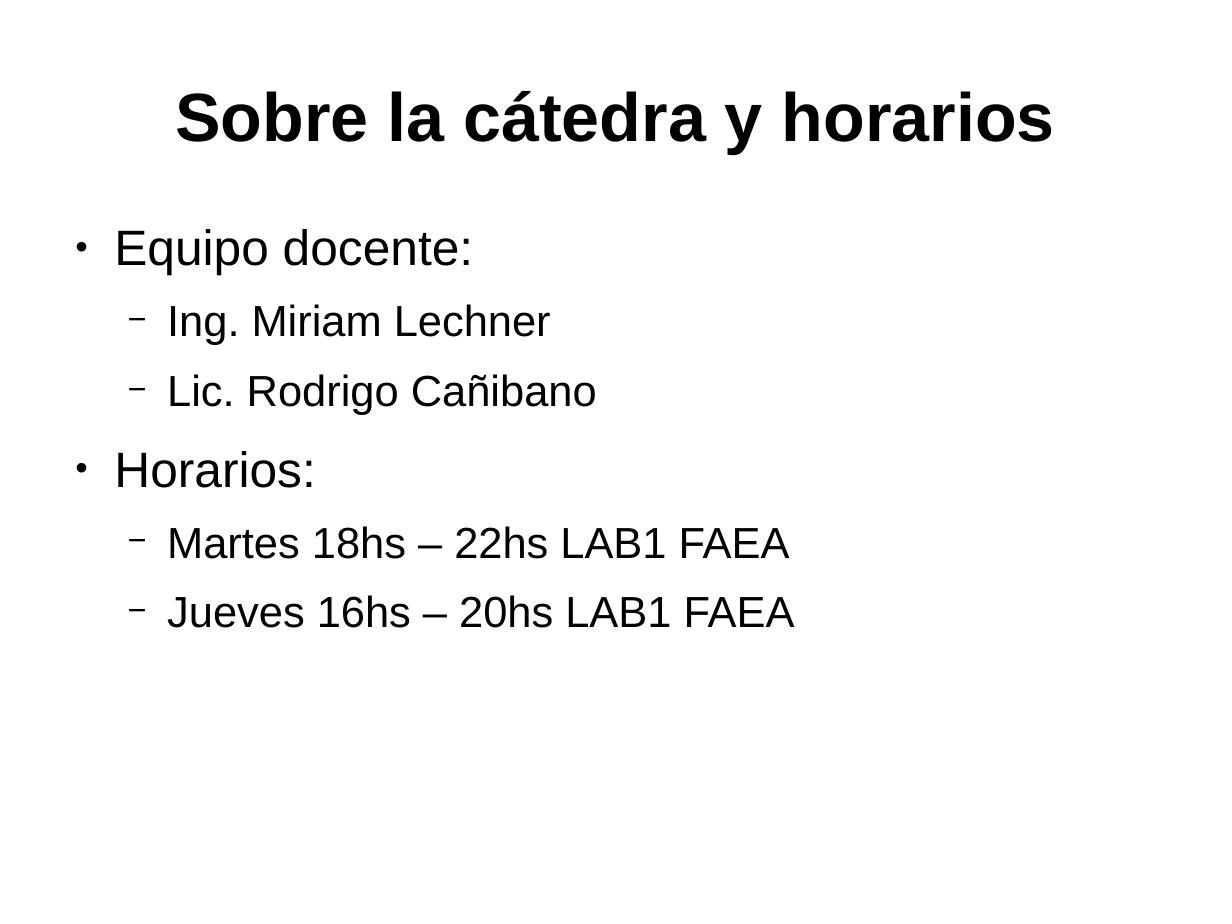
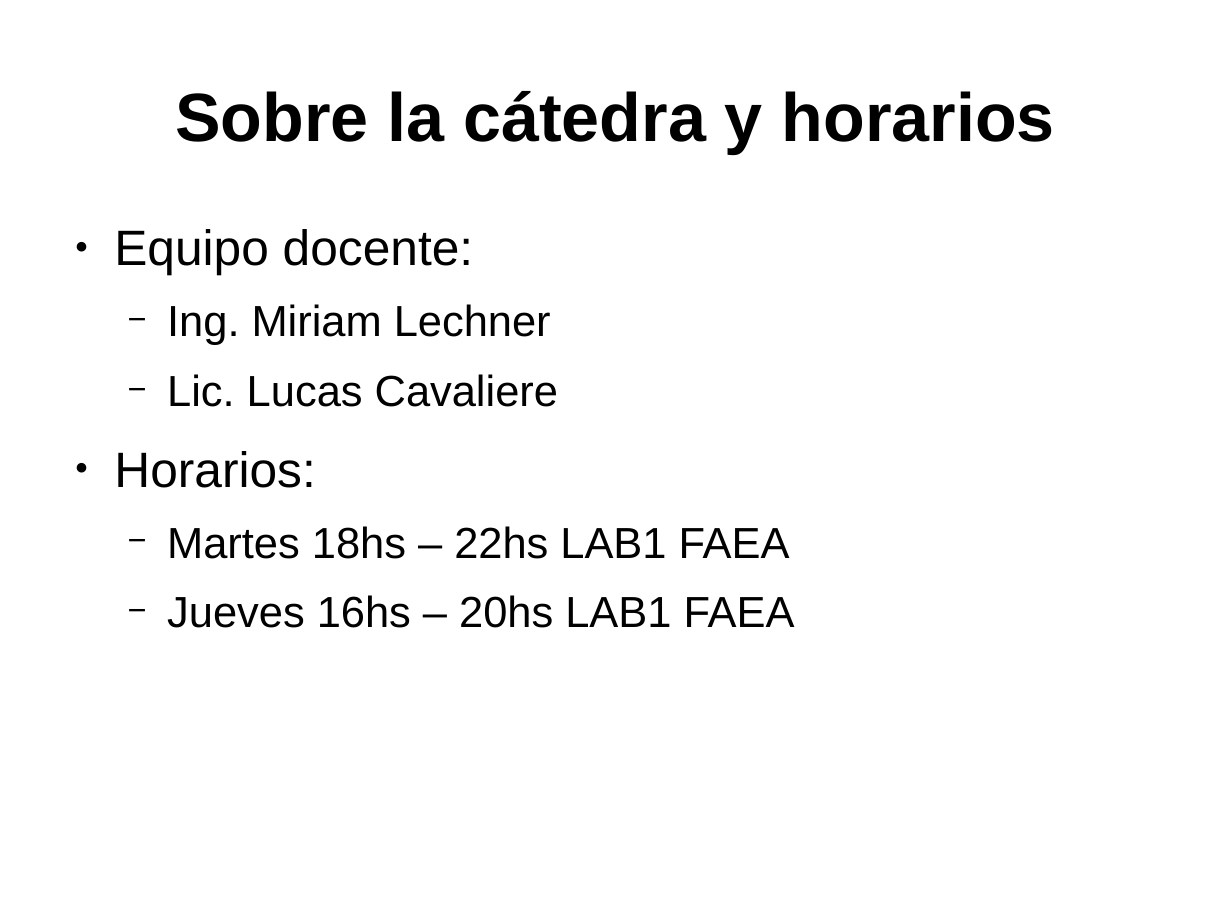
Before and after one commit to niniadcobre/asa, a slide deck: slide 2 of pautas.odp. Drawn at 1232x924 pixels with LibreOffice and Linux fonts; fonts in the diff are those of the drawing. Boxes give left, top, right and bottom in pixels: in the first picture for what was removed or moved away, otherwise in the second. Text is boxed around its words. In the diff, an @@ line names an element or a change of style, - is before the commit and + after.

```diff
--- a/pautas.odp
+++ b/pautas.odp
@@ text at [167,374,558,407]: text changed @@
-  − Lic. Rodrigo Cañibano
+  − Lic. Lucas Cavaliere
```
Also in this commit, not shown: 3 other files.
